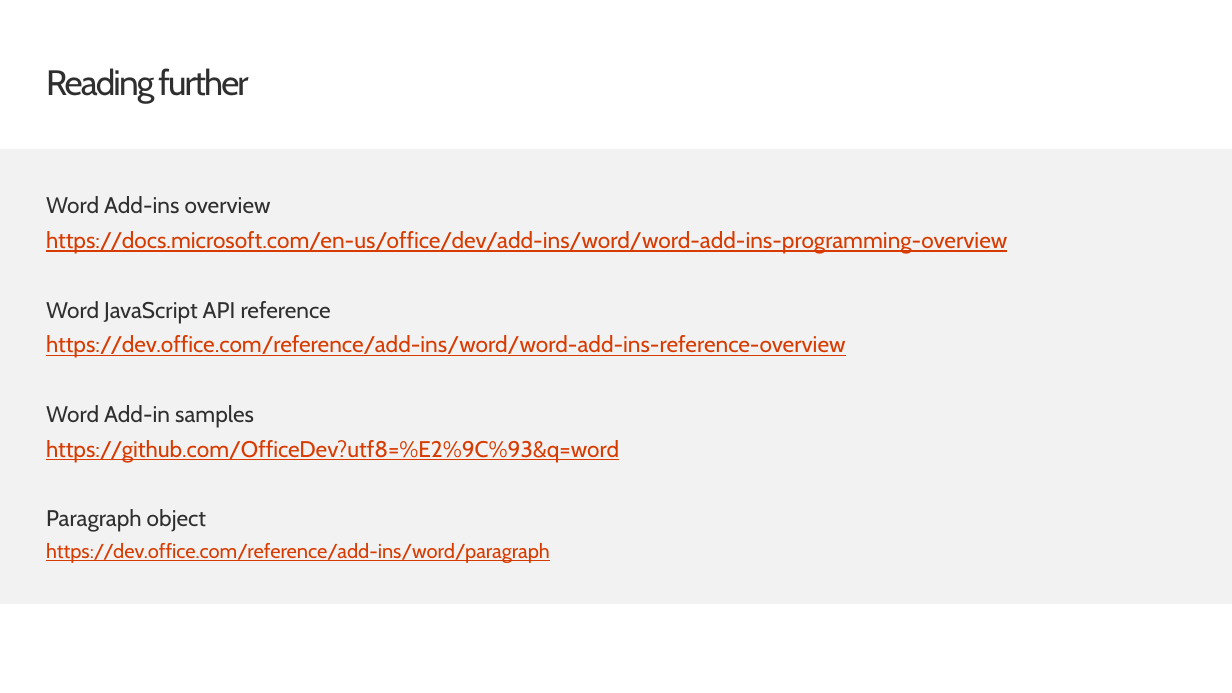
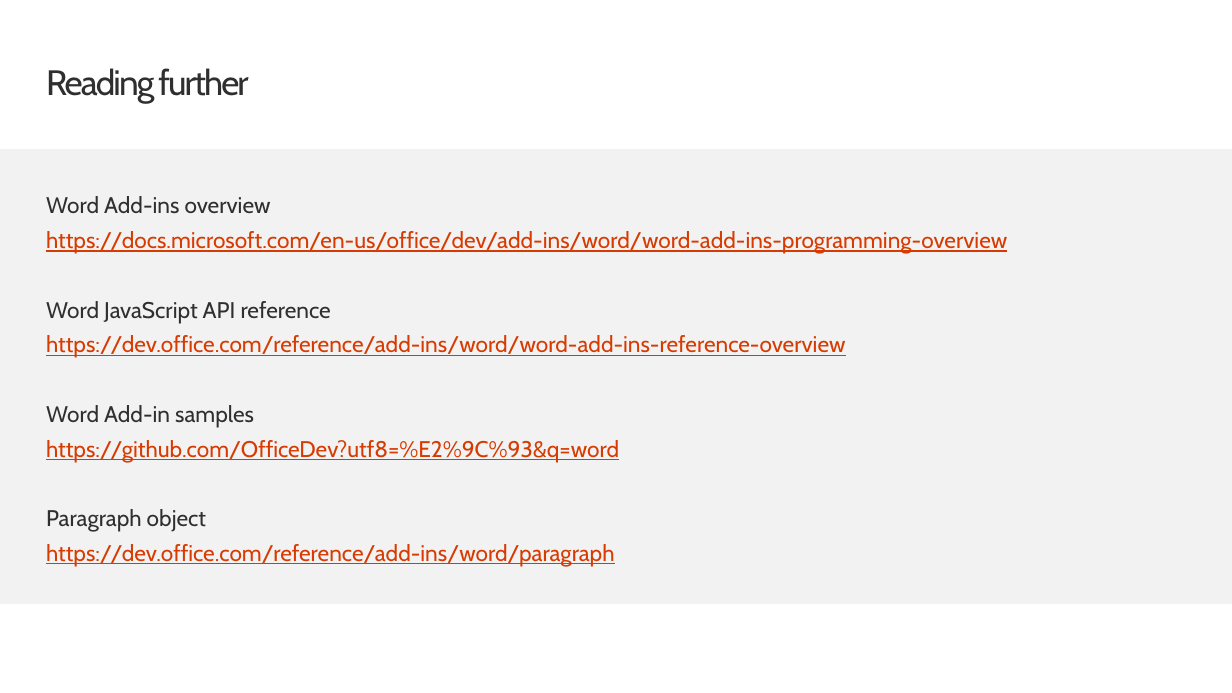
Before and after one commit to OfficeDev/TrainingContent, a slide deck: slide 14 of OfficeAddin/01 Building Add-ins for Microsoft Word/01 Text and Formatting in Word Add-ins.pptx. Drawn at 1232x693 pixels with LibreOffice and Linux fonts; fonts in the diff are those of the drawing; background and template pictures are left out. Boxes give left, top, right and bottom in pixels: in the first picture for what was removed or moved away, otherwise in the second. Text is boxed around its words. In the diff, an @@ line names an element or a change of style, - is before the commit and + after.

```diff
--- a/OfficeAddin/01 Building Add-ins for Microsoft Word/01 Text and Formatting in Word Add-ins.pptx
+++ b/OfficeAddin/01 Building Add-ins for Microsoft Word/01 Text and Formatting in Word Add-ins.pptx
@@ text at box(46, 544, 615, 567): size 16 to 18 pt in "https://dev.office.com/reference/add-ins/word/paragraph" @@
```
Also in this commit, not shown: 1 other slide changed, 4 other files.
